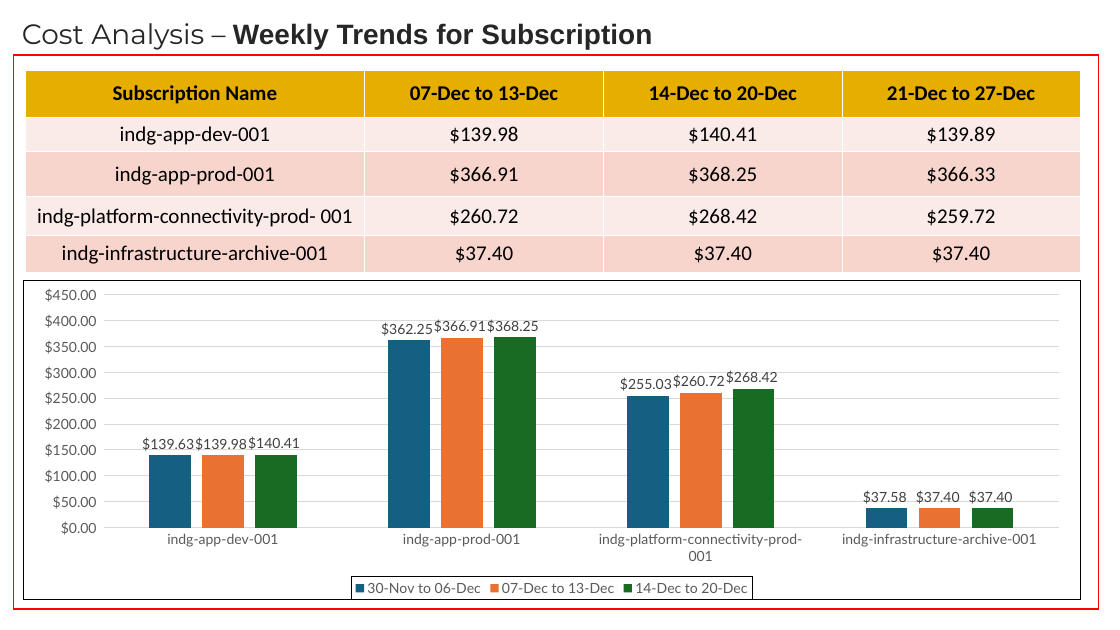
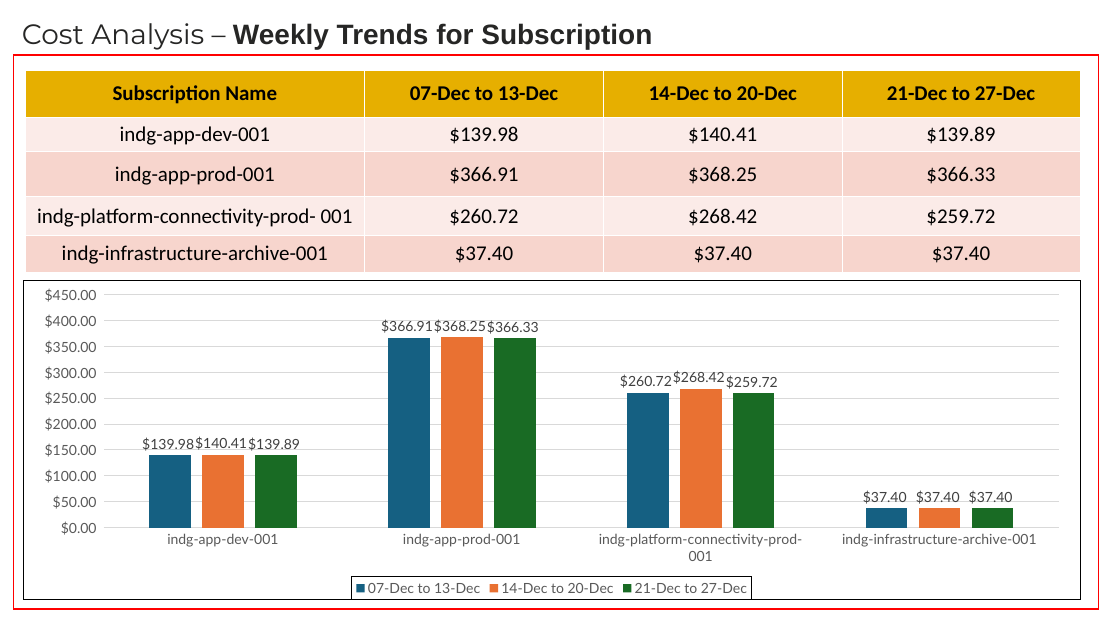
Before and after one commit to Ashu-tosh-Padhi/AshutoshPortfolio, a slide deck: slide 7 of OMEGA Azure(PaaS&SaaS) Module Meeting_30 Dec'25.pptx. Drawn at 1120x630 pixels with LibreOffice and Linux fonts; fonts in the diff are those of the drawing. Boxes give left, top, right and bottom in pixels: in the first picture for what was removed or moved away, otherwise in the second. Text is boxed around its words. In the diff, an @@ line names an element or a change of style, - is before the commit and + after.

```diff
--- a/OMEGA Azure(PaaS&SaaS) Module Meeting_30 Dec'25.pptx
+++ b/OMEGA Azure(PaaS&SaaS) Module Meeting_30 Dec'25.pptx
@@ column chart at (x1=24, y1=280, x2=1081, y2=600) @@
-30-Nov to 06-Dec: 139.63, 362.25, 255.03, 37.58
+07-Dec to 13-Dec: 139.98, 366.91, 260.72, 37.4
-07-Dec to 13-Dec: 139.98, 366.91, 260.72, 37.4
+14-Dec to 20-Dec: 140.41, 368.25, 268.42, 37.4
-14-Dec to 20-Dec: 140.41, 368.25, 268.42, 37.4
+21-Dec to 27-Dec: 139.89, 366.33, 259.72, 37.4
```
Also in this commit, not shown: 2 other slides changed.
